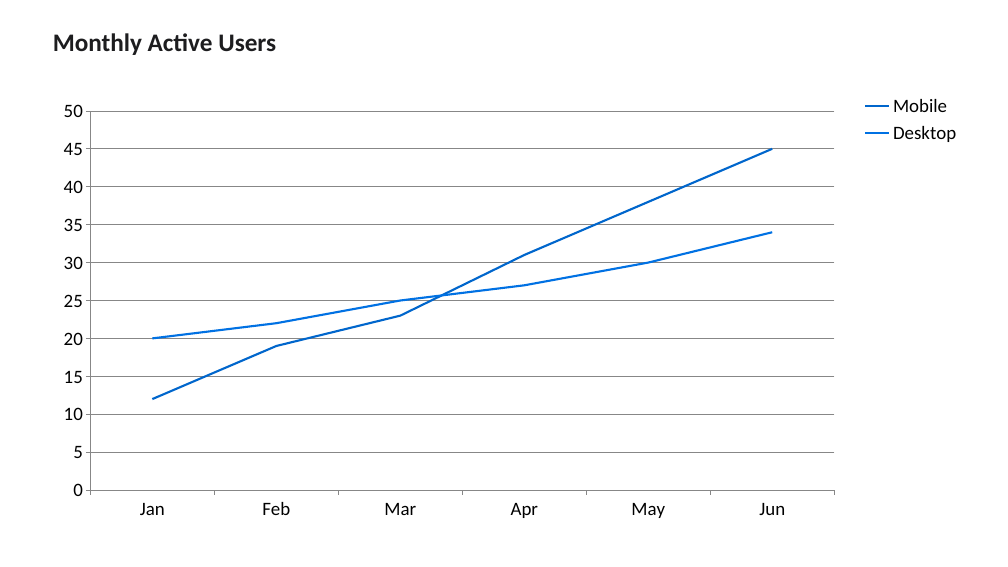
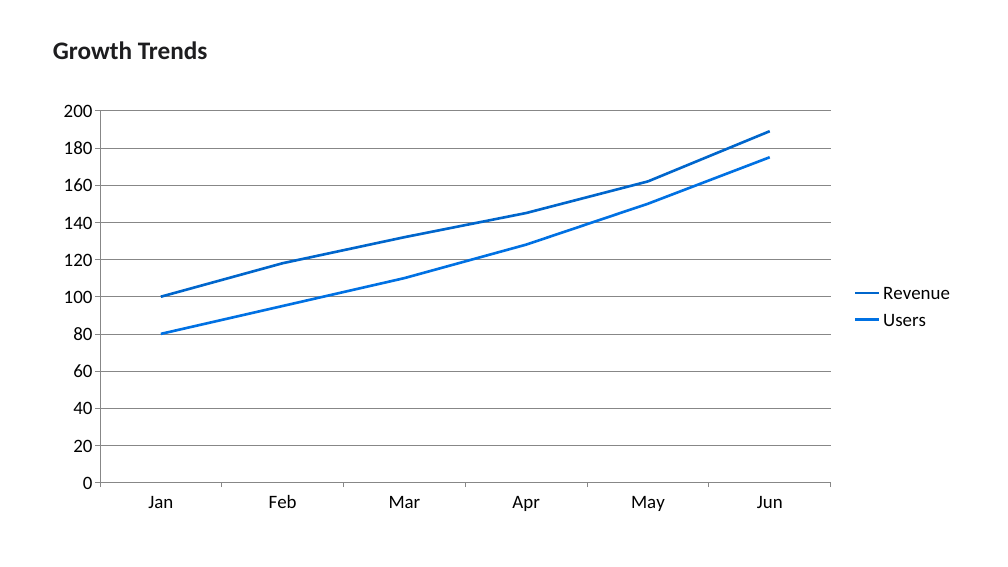
Before and after one commit to salllychung/prd-submissions, a slide deck: slide 7 of apple-design-system-template.pptx. Drawn at 1008x567 pixels with LibreOffice and Linux fonts; fonts in the diff are those of the drawing. Boxes give left, top, right and bottom in pixels: in the first picture for what was removed or moved away, otherwise in the second. Text is boxed around its words. In the diff, an @@ line names an element or a change of style, - is before the commit and + after.

```diff
--- a/apple-design-system-template.pptx
+++ b/apple-design-system-template.pptx
@@ text at box(53, 41, 208, 59): text changed @@
-Monthly Active Users
+Growth Trends
@@ line chart at box(45, 91, 963, 522) @@
-Mobile: 12, 19, 23, 31, 38, 45
+Revenue: 100, 118, 132, 145, 162, 189
-Desktop: 20, 22, 25, 27, 30, 34
+Users: 80, 95, 110, 128, 150, 175
@@ legend changed @@
@@ line chart: place and size @@
-line chart at box(45, 91, 963, 529)
+line chart at box(45, 91, 963, 522)
```
Also in this commit, not shown: 1 other slide changed, 10 slides added, 10 slides removed, 1 other file.
